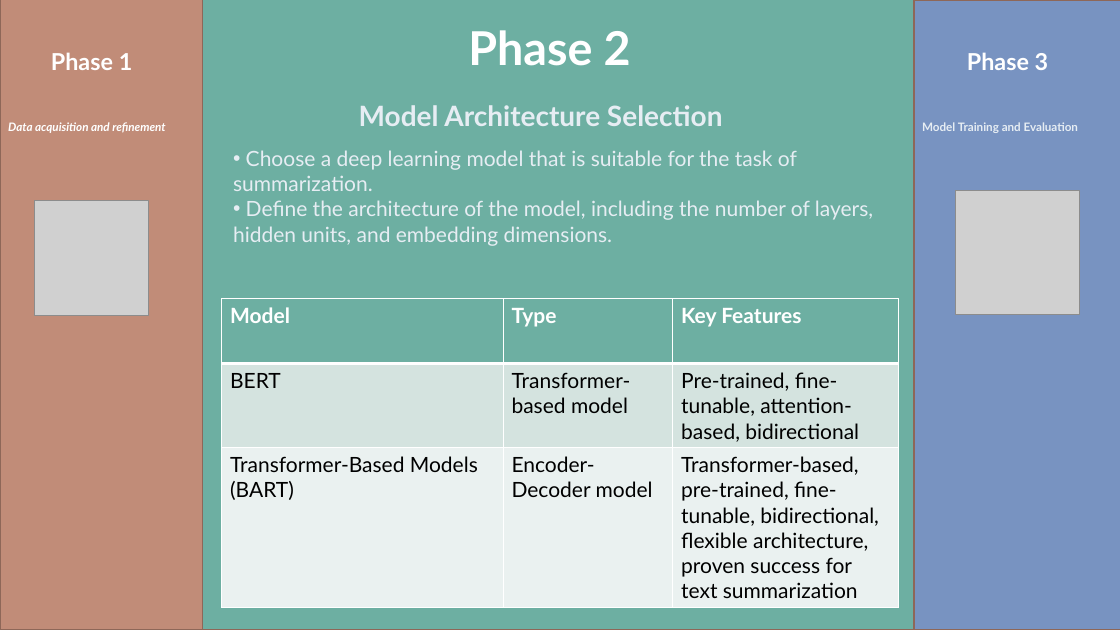
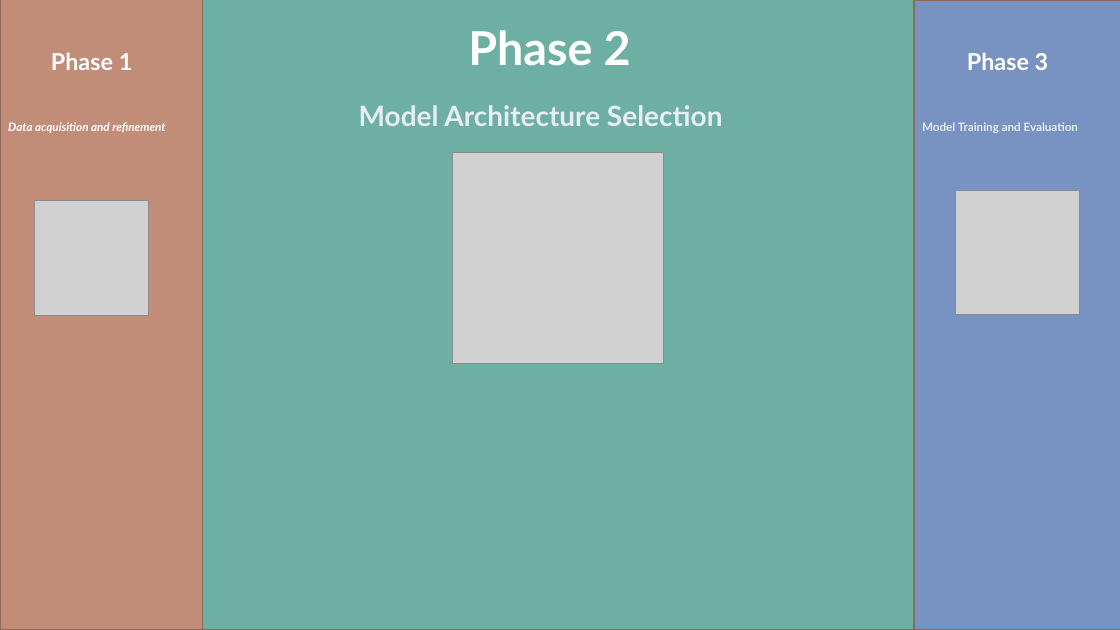
Before and after one commit to heyodai/cs5530-project, a slide deck: slide 7 of Presentation.pptx (slide 5 before the commit). Drawn at 1120x630 pixels with LibreOffice and Linux fonts; fonts in the diff are those of the drawing; grey boxes stand for pictures. Boxes give left, top, right and bottom in pixels: in the first picture for what was removed or moved away, otherwise in the second. Text is boxed around its words. In the diff, an @@ line names an element or a change of style, - is before the commit and + after.

Commit message:
update ppt

```diff
--- a/Presentation.pptx
+++ b/Presentation.pptx
@@ text removed at box(233, 150, 873, 246) @@
-• Choose a deep learning model that is suitable for the task of summarization.
-• Define the architecture of the model, including the number of layers, hidden units, and embedding dimensions.
@@ picture added at box(453, 153, 664, 364) @@
@@ table removed at box(222, 299, 899, 607), 3 rows, 3 columns @@
-Model | Type | Key Features
-BERT | Transformer-based model | Pre-trained, fine-tunable, attention-based, bidirectional
-Transformer-Based Models (BART) | Encoder-Decoder model | Transformer-based, pre-trained, fine-tunable, bidirectional, flexible architecture, proven success for text summarization
```
Also in this commit, not shown: 1 other slide changed, 8 slides added, 1 slide removed.
